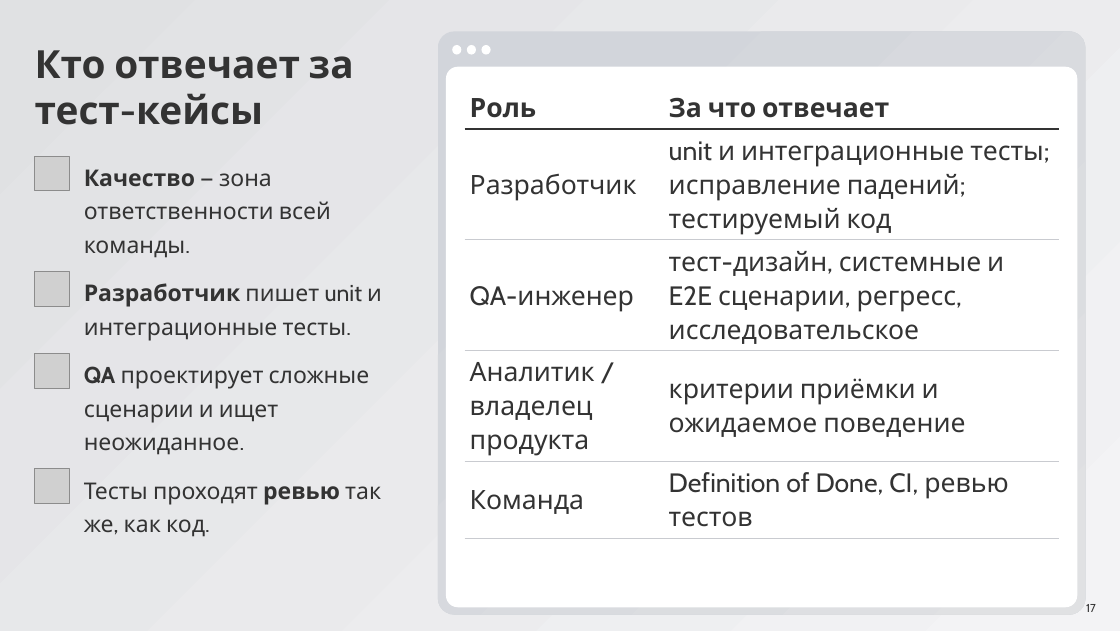
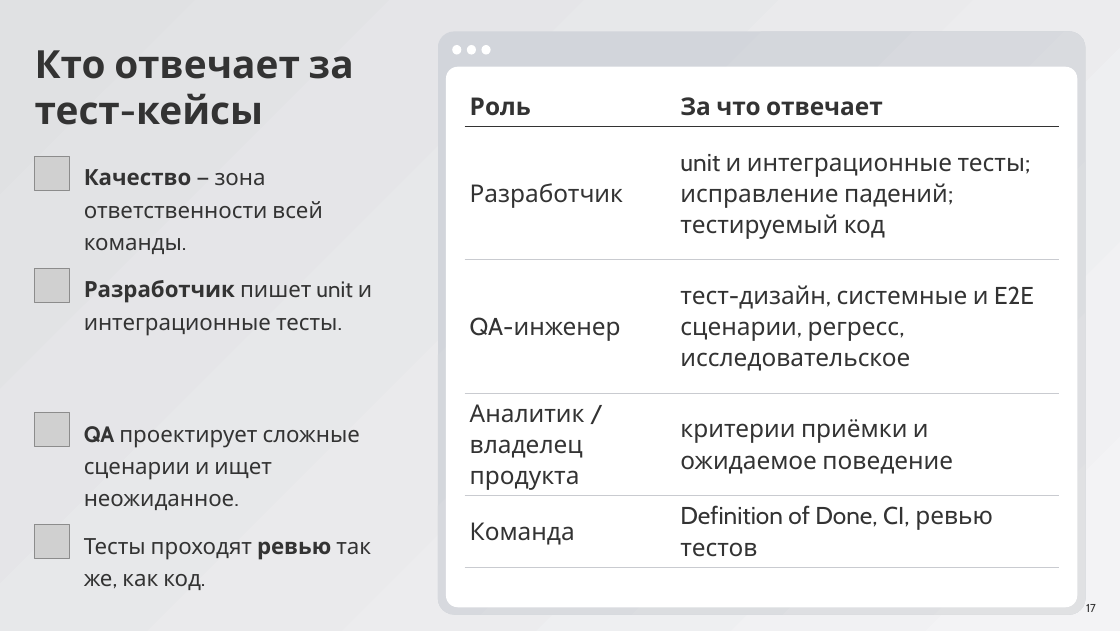
Before and after one commit to ArthurAipov/market-pulse-innopolis, a slide deck: slide 17 of advanced/docs/seminar8/Семинар 8.pptx. Drawn at 1120x631 pixels with LibreOffice and Linux fonts; fonts in the diff are those of the drawing; grey boxes stand for pictures. Boxes give left, top, right and bottom in pixels: in the first picture for what was removed or moved away, otherwise in the second. Text is boxed around its words. In the diff, an @@ line names an element or a change of style, - is before the commit and + after.

```diff
--- a/advanced/docs/seminar8/Семинар 8.pptx
+++ b/advanced/docs/seminar8/Семинар 8.pptx
@@ table at (x1=465, y1=85, x2=1058, y2=567) @@
@@ size 37 to 34 pt @@
@@ picture moved from (x1=35, y1=272, x2=69, y2=306) to (x1=35, y1=268, x2=69, y2=303) @@
@@ picture moved from (x1=35, y1=353, x2=69, y2=388) to (x1=35, y1=412, x2=69, y2=447) @@
@@ size 32 to 31 pt in 4 elements at (x1=84, y1=169, x2=322, y2=254), (x1=84, y1=280, x2=372, y2=335), (x1=84, y1=538, x2=371, y2=590), (x1=84, y1=426, x2=360, y2=510) @@
@@ text "QA проектирует сложные сценарии и ..." moved from (x1=84, y1=366, x2=370, y2=455) to (x1=84, y1=426, x2=360, y2=510) @@
@@ picture moved from (x1=35, y1=469, x2=69, y2=503) to (x1=35, y1=525, x2=69, y2=559) @@
@@ text "Тесты проходят ревью так же, ..." moved from (x1=84, y1=482, x2=381, y2=537) to (x1=84, y1=538, x2=371, y2=590) @@
```
Also in this commit, not shown: 30 other slides changed.
